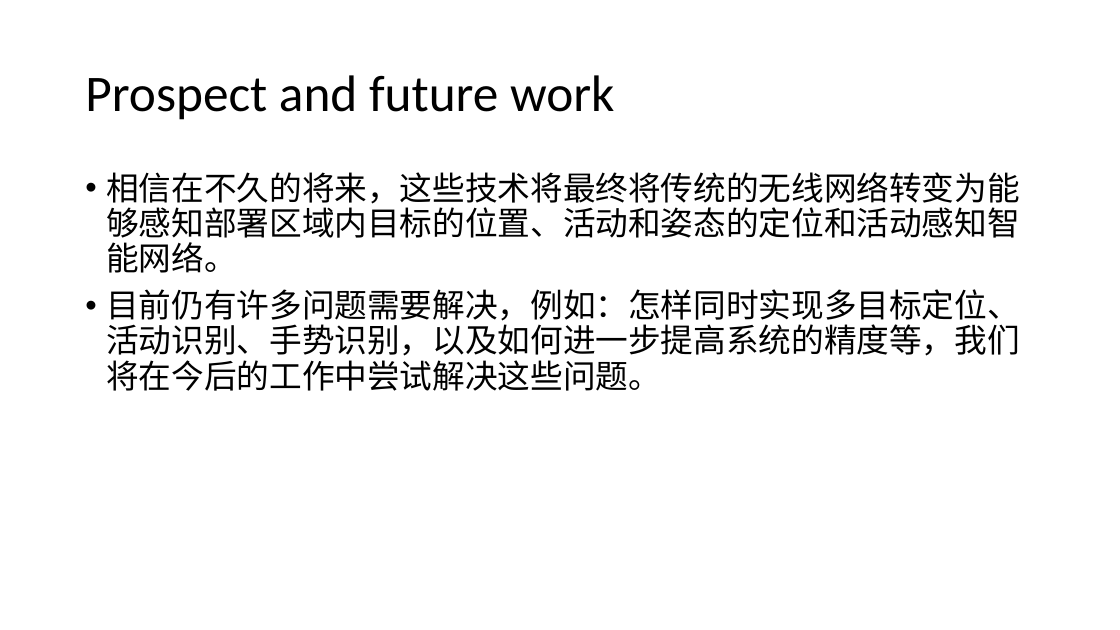
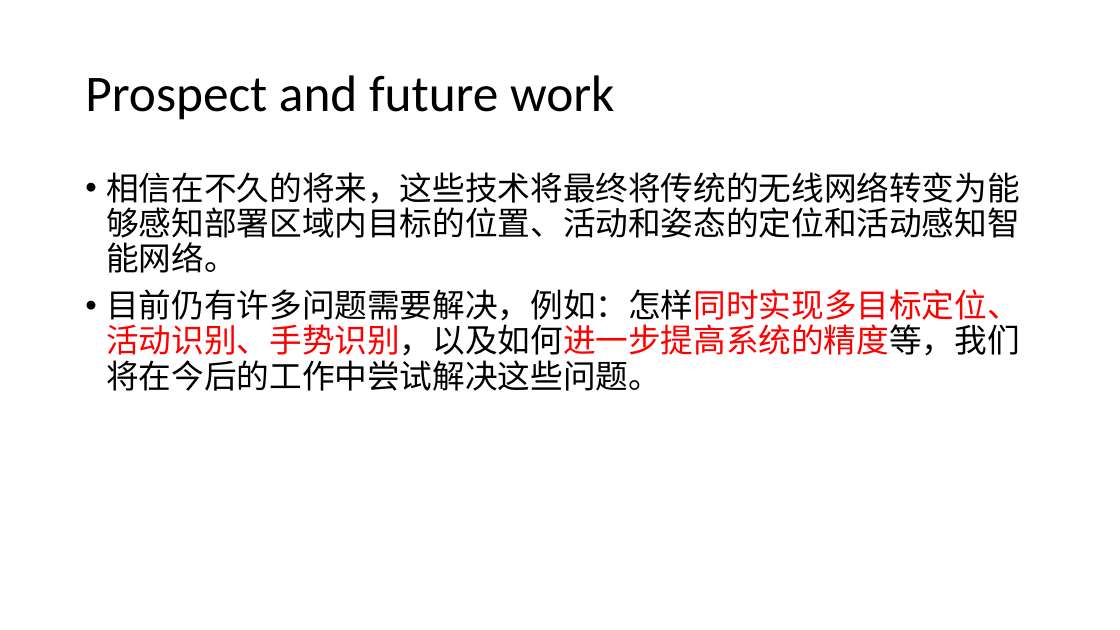
Before and after one commit to yashcao/Graduate-Study-Report, a slide deck: slide 27 of 2018年搬的砖/Device-Free Wireless Localization and Activity.pptx (slide 28 before the commit). Drawn at 1120x630 pixels with LibreOffice and Linux fonts; fonts in the diff are those of the drawing. Boxes give left, top, right and bottom in pixels: in the first picture for what was removed or moved away, otherwise in the second. Text is boxed around its words. In the diff, an @@ line names an element or a change of style, - is before the commit and + after.

```diff
--- a/2018年搬的砖/Device-Free Wireless Localization and Activity.pptx
+++ b/2018年搬的砖/Device-Free Wireless Localization and Activity.pptx
@@ text at (x1=106, y1=289, x2=1019, y2=391): text colour #000000 to #FF0000 in "目前仍有许多问题需要解决，例如：怎样同时实现多目标定位、活动识别、手势识别，以及如何进一步提高系统的精度等，我们将在今后 ..." @@
```
Also in this commit, not shown: 2 other slides changed, 3 other files.
